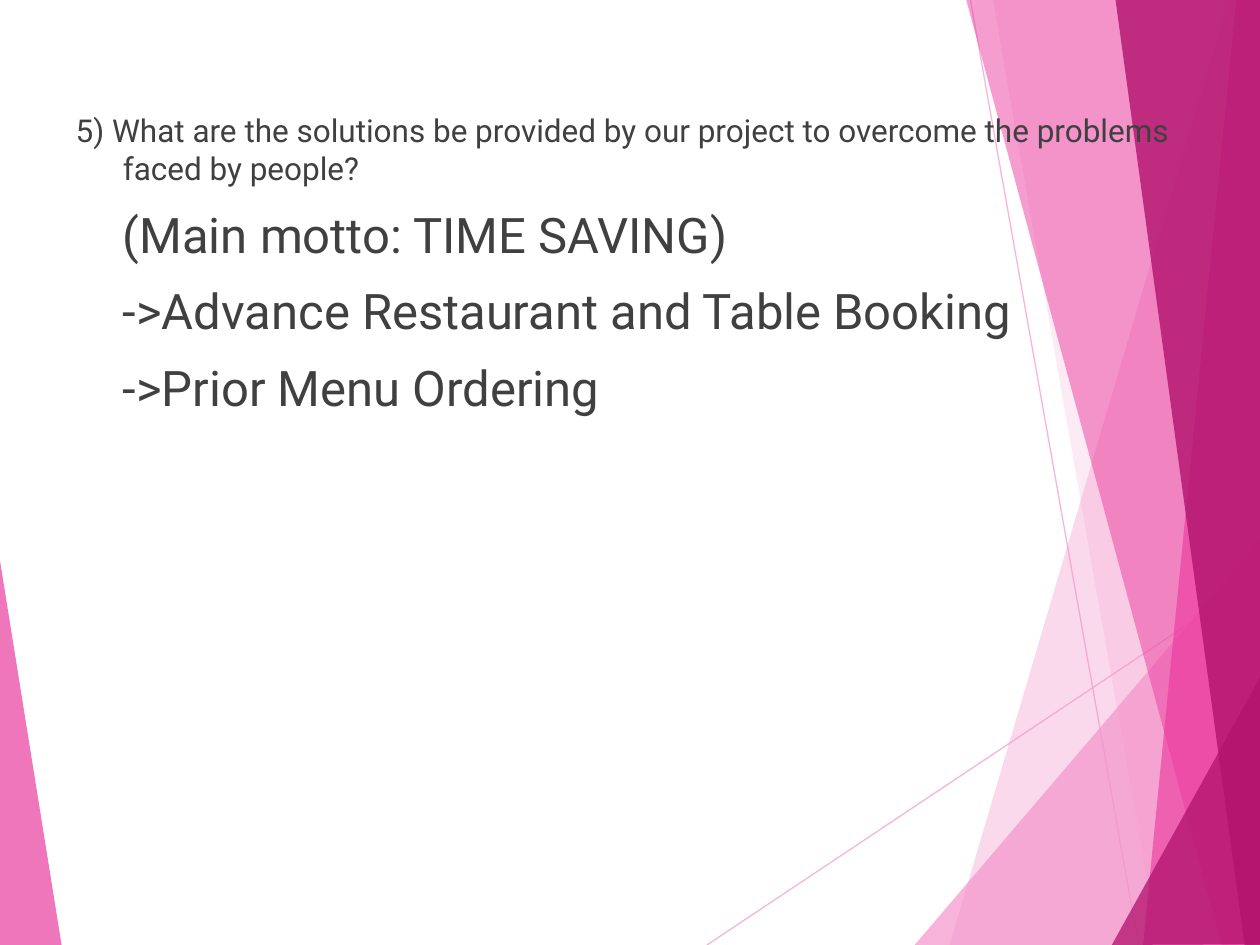
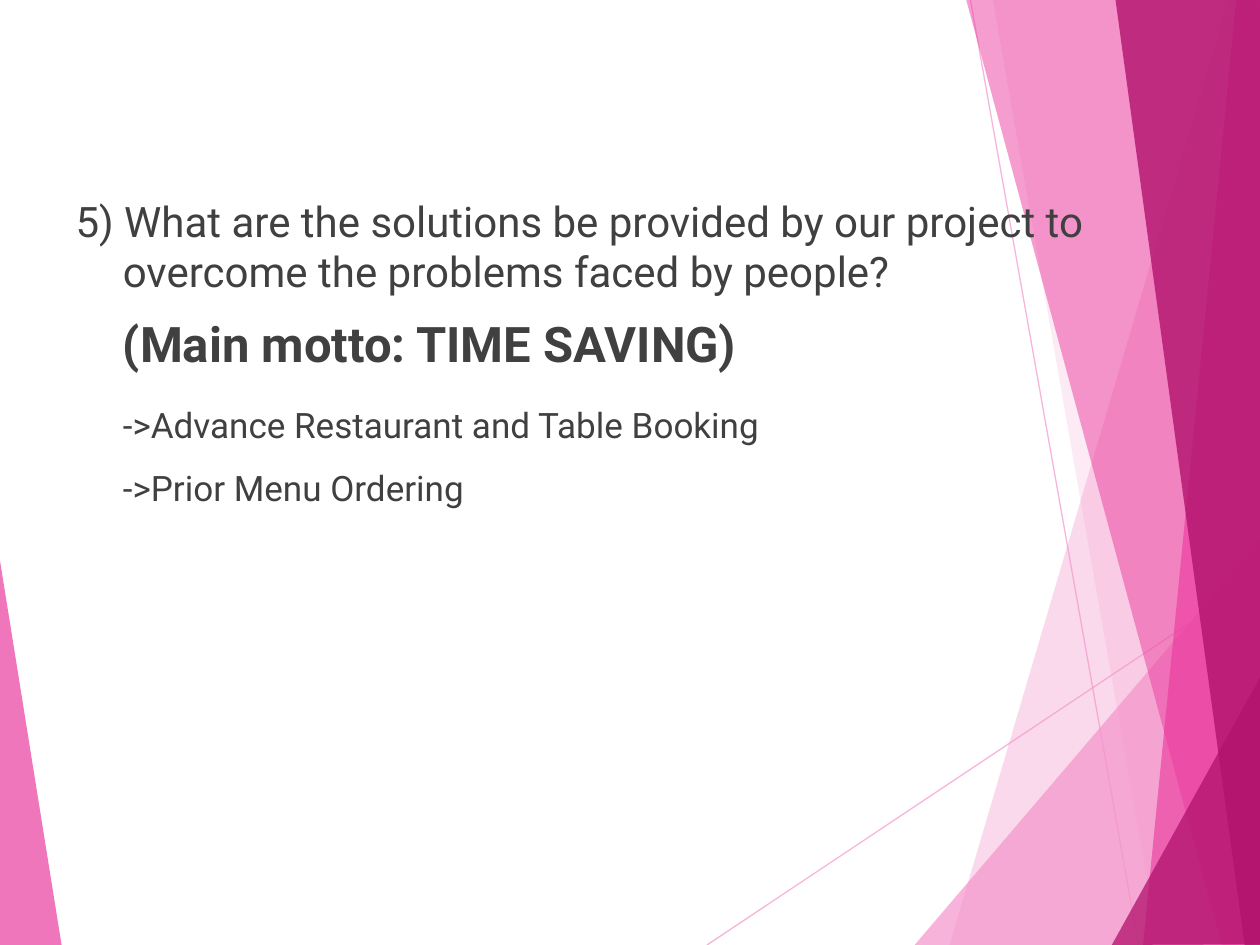
Before and after one commit to saaarvesh/FINALYEAR_PROJECT, a slide deck: slide 5 of Presentation/Project_Presentation.pptx. Drawn at 1260x945 pixels with LibreOffice and Linux fonts; fonts in the diff are those of the drawing. Boxes give left, top, right and bottom in pixels: in the first picture for what was removed or moved away, otherwise in the second. Text is boxed around its words. In the diff, an @@ line names an element or a change of style, - is before the commit and + after.

Commit message:
font of ppt is updated

```diff
--- a/Presentation/Project_Presentation.pptx
+++ b/Presentation/Project_Presentation.pptx
@@ text "5) What are the solutions ...": place and size @@
-text "5) What are the solutions ..." at [76, 114, 1169, 416]
+text "5) What are the solutions ..." at [76, 198, 1083, 509]
@@ text "5) What are the solutions ..." at [76, 198, 1083, 509]: size 18 to 24 pt in "5) What are the solutions be provided ..."; bold on in "(Main motto: TIME SAVING)"; size 28 to 20 pt in "->Advance Restaurant and Table Booking", "->Prior Menu Ordering" @@
```
Also in this commit, not shown: 17 other slides changed, 1 slide added, 1 slide removed.
